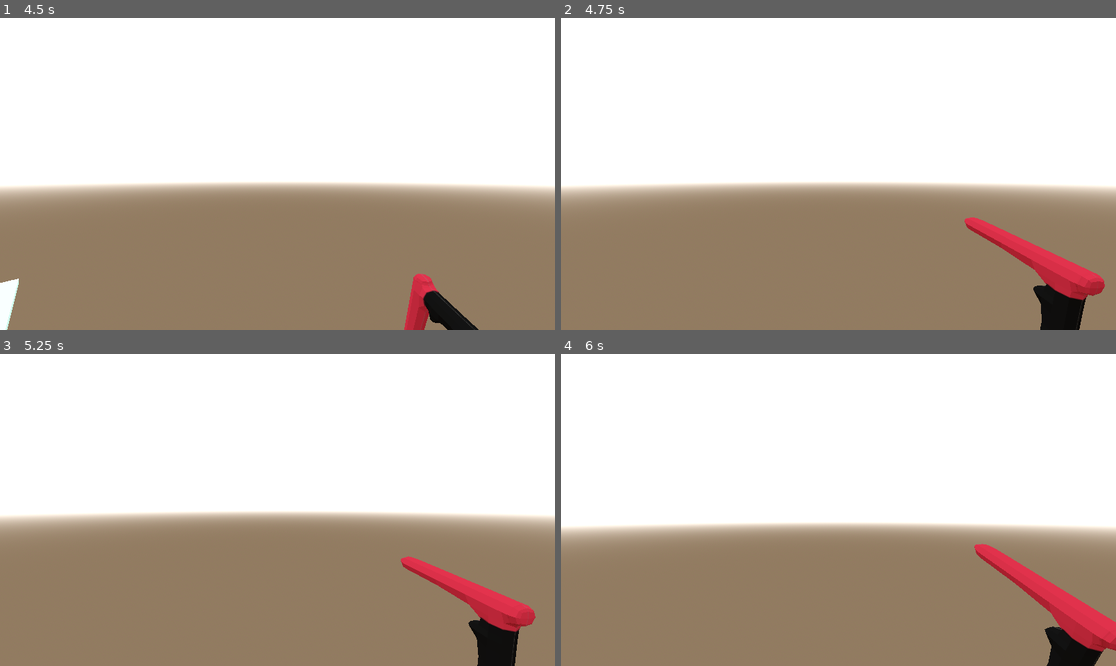
Above: before the commit, frames 1-4 (two rows, left to right).
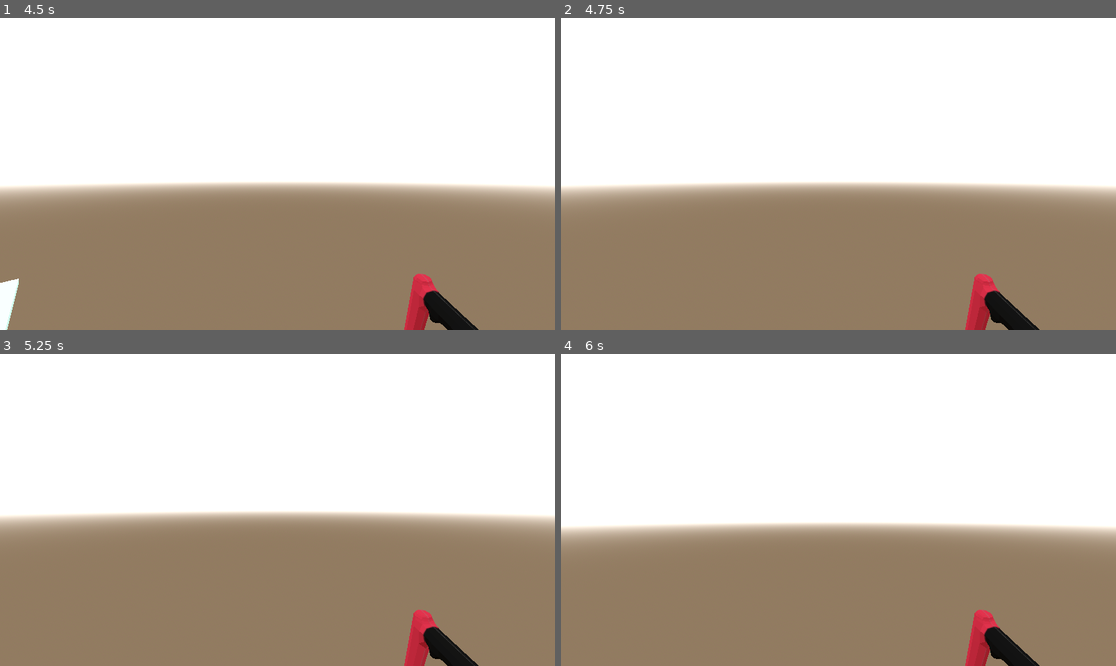
Above: after the commit, the same moments.

Repository: jamesrayment/jamesrayment2024-digital-internal
Game: Godot game, scene res://node_3d.tscn
The game is run twice, just before and just after one commit, with the same random seed, the same clock (stepped at 60 frames per second) and the same inputs.
Inputs (mouse positions are in pixels of both pictures, inside the frame that each line leads up to):
- Up to frame 1 (4.5 s): tap Enter (ui_accept) at 0.5, 0.77, 1.25, 1.52, 3.02, 3.77 s; move the mouse to (399, 158) at 0.52 s; press the mouse at (399, 158) at 0.53 s; hold Right (ui_right) 0.53-1.28 s; move the mouse to (249, 174) at 1.27 s; release the mouse at (249, 174) at 1.28 s; hold Up (ui_up) from 1.28 s (still down); tap C (Crouch) at 1.35, 4.35 s; click (249, 174) at 1.55 s; move the mouse to (288, 167) at 2.02 s; press the mouse at (288, 167) at 2.03 s; tap Shift (Shift) at 2.1 s; move the mouse to (271, 180) at 2.77 s; release the mouse at (271, 180) at 2.78 s; click (271, 180) at 2.85 s; move the mouse to (316, 177) at 3.52 s; press the mouse at (316, 177) at 3.53 s; tap R (Reload) at 4.15 s; move the mouse to (233, 170) at 4.27 s; release the mouse at (233, 170) at 4.28 s
- Up to frame 2 (4.75 s): keep holding Up (ui_up); tap Enter (ui_accept) at 4.52 s; click (794, 170) at 4.55 s
- Up to frame 3 (5.25 s): keep holding Up (ui_up); move the mouse to (283, 510) at 5.02 s; press the mouse at (283, 510) at 5.03 s; tap Shift (Shift) at 5.1 s
- Up to frame 4 (6 s): tap Enter (ui_accept) at 5.75 s; move the mouse to (816, 503) at 5.77 s; release Up (ui_up) at 5.78 s; release the mouse at (816, 503) at 5.78 s; hold Right (ui_right) from 5.78 s (still down); click (816, 503) at 5.85 s

Frame 1 is identical in both runs. In frame 2, 4.1% of the frame differs, in the area x 72-98%, y 63-100%; in frame 3, 4.0%; in frame 4, 4.5%, in the area x 72-100%, y 60-100%.

Commit message:
Basic ammo + reloading
Basic ammo system. Player cannot shoot while reloading or when ammo = 0.

Diff:
--- a/Gdottesting/gun.gd
+++ b/Gdottesting/gun.gd
@@ -6,21 +6,35 @@
 #damage
 var damage = 50
 
+#reload check
+var reloading = false
+
+#ammo
+var ammo = 0
+
 @onready var aimcast = get_node("/root/Node3D/Player/CollisionShape3D/Neck/Camera3D/Aimcast")
 
 # Called when the node enters the scene tree for the first time.
 func _ready():
-	pass # Replace with function body.
+	ammo = 10
 
 func _input(event):
-	if event.is_action_pressed("Shoot"):
-		_shoot()
+	if event.is_action_pressed("Shoot") and reloading == false:
+		if ammo > 0:
+			_shoot()
+		else:
+			pass
+	else:
+		pass
 
 	if event.is_action_pressed("Reload"):
+		reloading = true
 		_reload()
 
 
 func dealdamage():
+	ammo -= 1
+	print(ammo)
 	if aimcast.is_colliding():
 			var target = aimcast.get_collider().get_parent()
 			print(target)
@@ -35,9 +49,13 @@
 func _process(delta):
 	pass
 
-
 func _shoot():
 	ANIMATIONPLAYER.play("Shoot")
 
 func _reload():
 	ANIMATIONPLAYER.play("Reload")
+
+func reloadfinish():
+	ammo = 10
+	print(ammo)
+	reloading = false
--- a/Gdottesting/node_3d.tscn
+++ b/Gdottesting/node_3d.tscn
@@ -67,6 +67,36 @@
 "transitions": PackedFloat32Array(1),
 "update": 0,
 "values": [Vector3(0.00283593, -3.06543, 0.00967595)]
+}
+
+[sub_resource type="Animation" id="Animation_pv6u8"]
+resource_name = "Reload"
+length = 0.7
+tracks/0/type = "value"
+tracks/0/imported = false
+tracks/0/enabled = true
+tracks/0/path = NodePath("CollisionShape3D/Neck/guntextured:rotation")
+tracks/0/interp = 1
+tracks/0/loop_wrap = true
+tracks/0/keys = {
+"times": PackedFloat32Array(0, 0.1, 0.2, 0.3, 0.4, 0.5, 0.6, 0.7),
+"transitions": PackedFloat32Array(1, 1, 1, 1, 1, 1, 1, 1),
+"update": 0,
+"values": [Vector3(0.00283593, -3.06543, 0.00967595), Vector3(0.436332, -3.0648, 0.010472), Vector3(1.5708, -3.0648, 0.010472), Vector3(3.14159, -3.0648, 0.010472), Vector3(5.23599, -3.0648, 0.010472), Vector3(5.75959, -3.0648, 0.010472), Vector3(6.02139, -3.0648, 0.010472), Vector3(6.28319, -3.0648, 0.010472)]
+}
+tracks/1/type = "method"
+tracks/1/imported = false
+tracks/1/enabled = true
+tracks/1/path = NodePath("CollisionShape3D/Neck/guntextured")
+tracks/1/interp = 1
+tracks/1/loop_wrap = true
+tracks/1/keys = {
+"times": PackedFloat32Array(0.7),
+"transitions": PackedFloat32Array(1),
+"values": [{
+"args": [],
+"method": &"reloadfinish"
+}]
 }
 
 [sub_resource type="Animation" id="Animation_a422s"]
@@ -138,22 +168,6 @@
 "values": [Vector3(0, 0.10844, 0), Vector3(0, -0.388046, 0)]
 }
 
-[sub_resource type="Animation" id="Animation_pv6u8"]
-resource_name = "Reload"
-length = 0.7
-tracks/0/type = "value"
-tracks/0/imported = false
-tracks/0/enabled = true
-tracks/0/path = NodePath("CollisionShape3D/Neck/guntextured:rotation")
-tracks/0/interp = 1
-tracks/0/loop_wrap = true
-tracks/0/keys = {
-"times": PackedFloat32Array(0, 0.1, 0.2, 0.3, 0.4, 0.5, 0.6, 0.7),
-"transitions": PackedFloat32Array(1, 1, 1, 1, 1, 1, 1, 1),
-"update": 0,
-"values": [Vector3(0.00283593, -3.06543, 0.00967595), Vector3(0.436332, -3.0648, 0.010472), Vector3(1.5708, -3.0648, 0.010472), Vector3(3.14159, -3.0648, 0.010472), Vector3(5.23599, -3.0648, 0.010472), Vector3(5.75959, -3.0648, 0.010472), Vector3(6.02139, -3.0648, 0.010472), Vector3(6.28319, -3.0648, 0.010472)]
-}
-
 [sub_resource type="AnimationLibrary" id="AnimationLibrary_2ug4j"]
 _data = {
 "RESET": SubResource("Animation_1iv58"),
